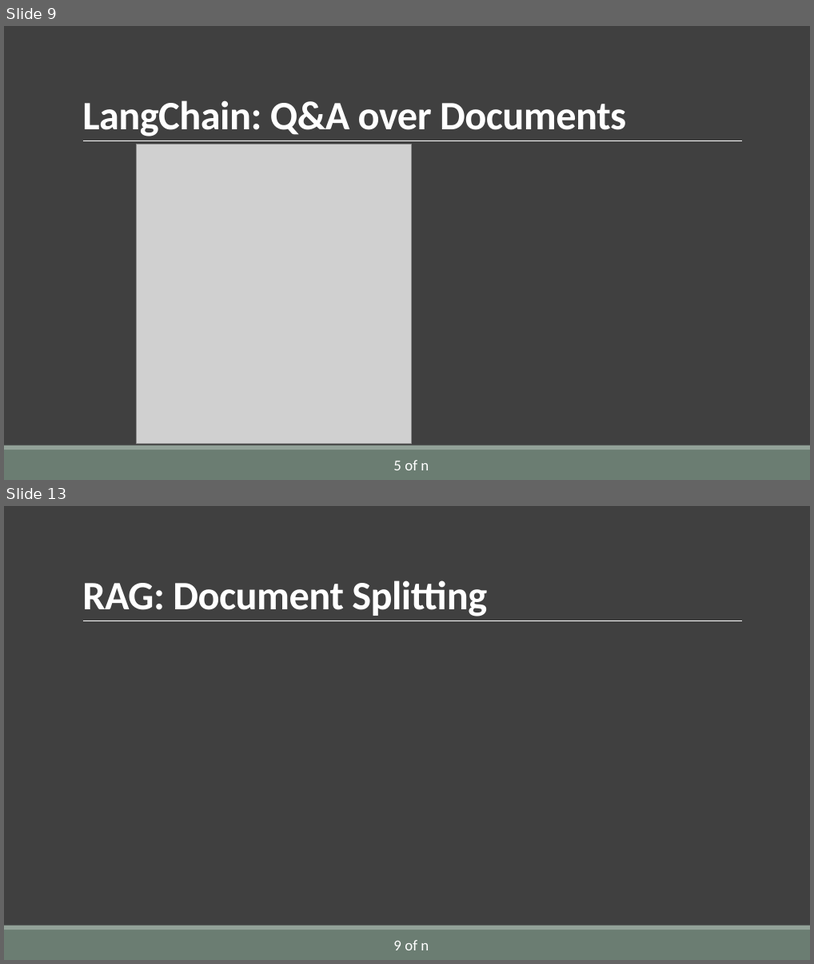
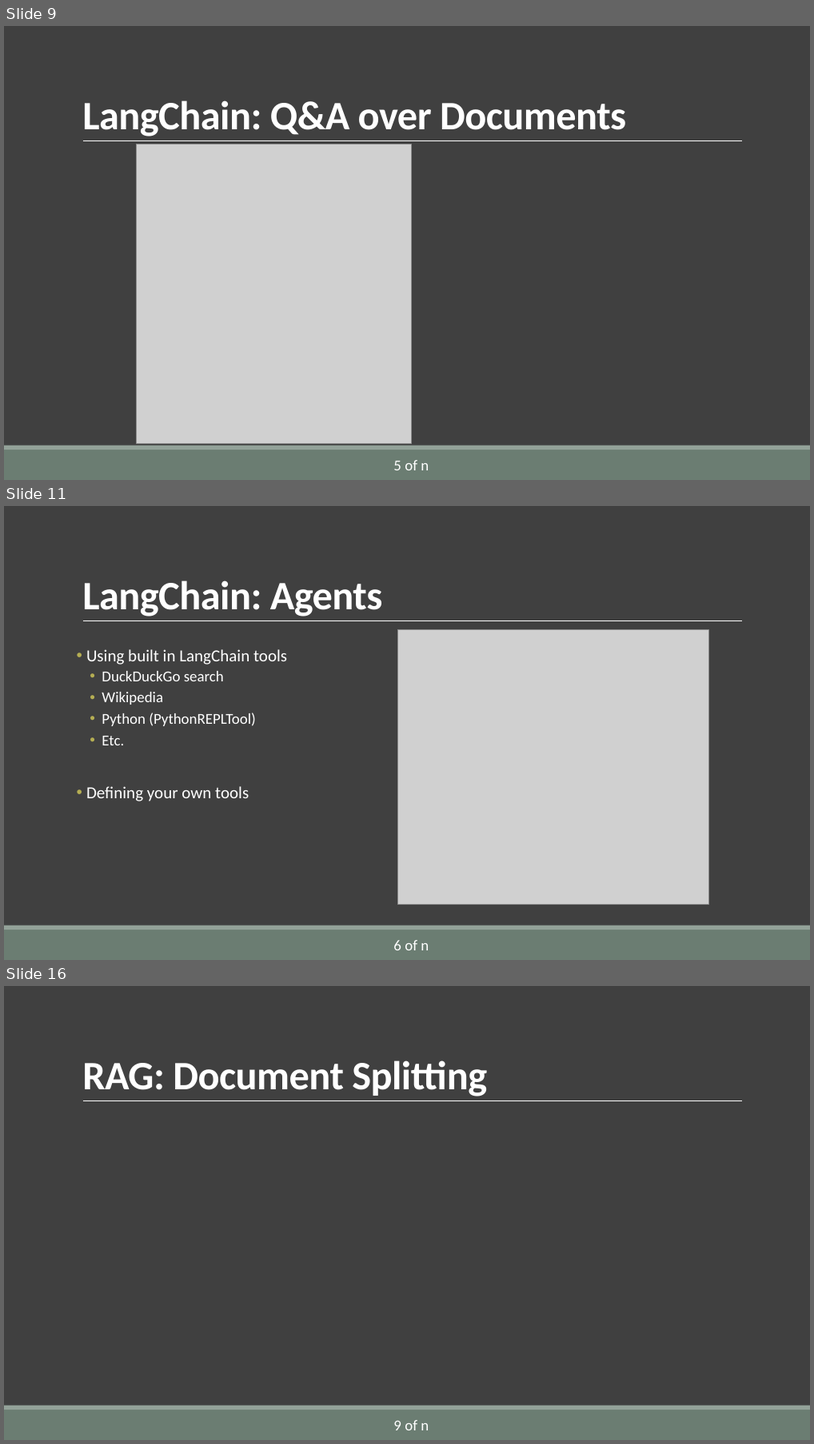
Before and after one commit to AlirezaSaei1/NLP-Assignments, a slide deck: Presentation/Slides/Presentation.pptx. Shown one above the other, each under a label of ours: slides 9 and 13 before the commit, slides 9, 11 and 16 after it; the slides between them are not shown. The pictures are 814x964 and 814x1444 pixels, drawn with LibreOffice and Linux fonts; fonts in the diff are those of the drawing; grey boxes stand for pictures. Boxes give left, top, right and bottom in pixels: in the first picture for what was removed or moved away, otherwise in the second. Text is boxed around its words. In the diff, an @@ line names an element or a change of style, - is before the commit and + after.

```diff
--- a/Presentation/Slides/Presentation.pptx
+++ b/Presentation/Slides/Presentation.pptx
@@ slide 11 added at (4,506,810,960), background #404040; not listed: 3 template elements that a slide beside it also shows @@
@@ title added at (82,580,383,616), 48 pt, text #FFFFFF, bold @@
+LangChain: Agents
@@ text added at (86,649,287,801), 18 pt, text #FFFFFF @@
+• Using built in LangChain tools
+  • DuckDuckGo search
+  • Wikipedia
+  • Python (PythonREPLTool)
+  • Etc.
+• Defining your own tools
@@ picture added at (398,629,710,904) @@
@@ text added at (394,940,429,950), 18 pt, text #FFFFFF @@
+6 of n
@@ what was slide 13 is now slide 16 @@
```
Also in this commit, not shown: 7 slides changed, 2 other slides added.
